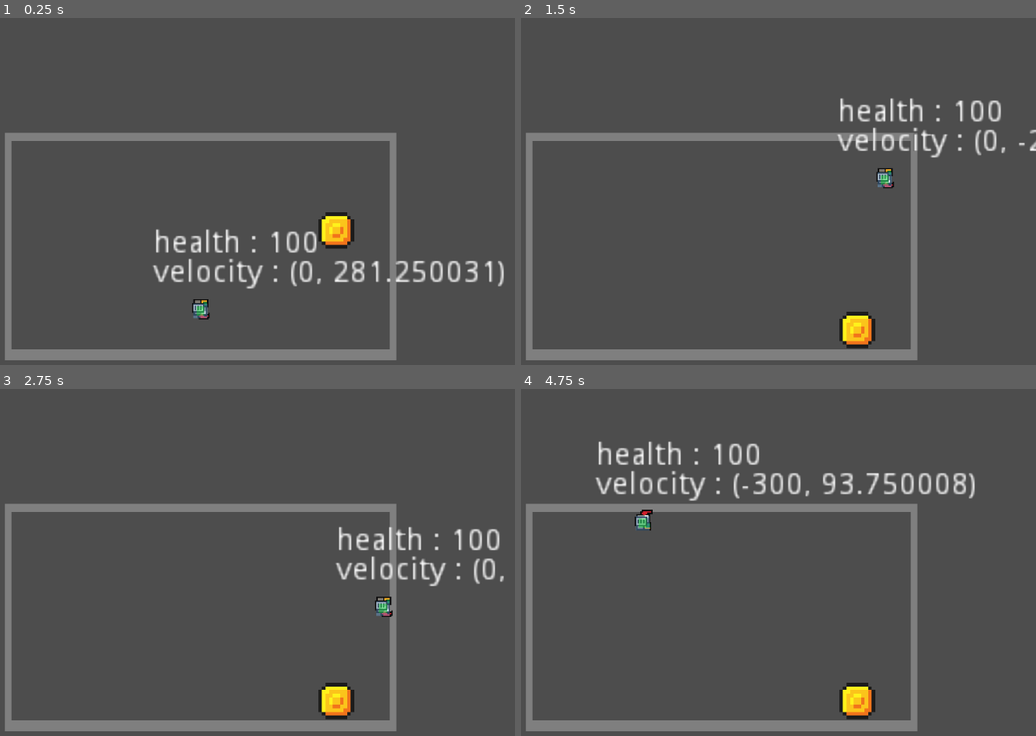
Above: before the commit, frames 1-4 (two rows, left to right).
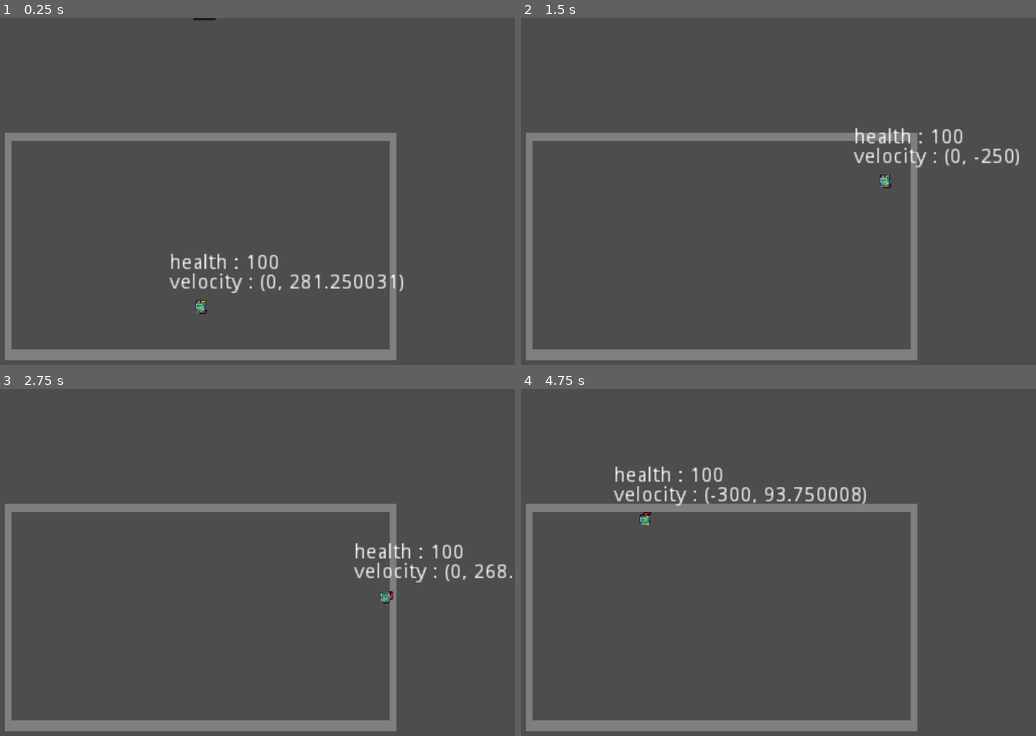
Above: after the commit, the same moments.

Repository: OutOfNet/First-Bullet-Hell
Game: Godot game, scene res://scenes/levels/baseplate/baseplate.tscn
Same seed, same stepped clock (60 frames per second), same inputs: the game is played once before the commit and once after it. Before the commit the project starts from res://Scenes/Levels/Baseplate/Baseplate.tscn.
Inputs:
- Up to frame 1 (0.25 s): no input
- Up to frame 2 (1.5 s): hold D (right_input) 0.53-1.28 s; tap W (jump_input) at 0.6, 0.77, 1.07, 1.35 s; hold S (down_input) from 1.28 s (still down)
- Up to frame 3 (2.75 s): tap W (jump_input) at 1.52, 1.82, 2.1 s; release S (down_input) at 2.03 s; hold D (right_input) from 2.03 s (still down)
- Up to frame 4 (4.75 s): tap W (jump_input) at 2.85, 3.02, 3.32, 3.6, 3.77, 4.07, 4.35, 4.52 s; release D (right_input) at 3.53 s; hold A (left_input) from 3.53 s (still down)

The runs differ from the first frame. In frame 1, 4.0% of the frame differs, in the area x 29-98%, y 0-87%; in frame 2, 3.0%; in frame 3, 2.9%; in frame 4, 4.3%, in the area x 14-89%, y 15-96%.

Commit message:
Name changes.
Changed some names to be consistent with the capitalization of other names. Also created a "bullet" scene so that more can be added later on. Added a kill_zone to prevent bullets from flying forever after exiting the main frame (will need to implement killing the bullet later).

Diff:
--- a/Scenes/Levels/Baseplate/Baseplate.tscn
+++ /dev/null
@@ -1,107 +0,0 @@
-[gd_scene load_steps=18 format=2]
-
-[ext_resource path="res://Scenes/Player/player.tscn" type="PackedScene" id=1]
-[ext_resource path="res://Scripts/game_camera/game_camera.gd" type="Script" id=2]
-[ext_resource path="res://Sprites/coin-fs8-fs8.png" type="Texture" id=3]
-
-[sub_resource type="RectangleShape2D" id=15]
-extents = Vector2( 27, 26.5 )
-
-[sub_resource type="AtlasTexture" id=2]
-atlas = ExtResource( 3 )
-region = Rect2( 0, 0, 16, 16 )
-
-[sub_resource type="AtlasTexture" id=3]
-atlas = ExtResource( 3 )
-region = Rect2( 16, 0, 16, 16 )
-
-[sub_resource type="AtlasTexture" id=4]
-atlas = ExtResource( 3 )
-region = Rect2( 32, 0, 16, 16 )
-
-[sub_resource type="AtlasTexture" id=5]
-atlas = ExtResource( 3 )
-region = Rect2( 48, 0, 16, 16 )
-
-[sub_resource type="AtlasTexture" id=6]
-atlas = ExtResource( 3 )
-region = Rect2( 64, 0, 16, 16 )
-
-[sub_resource type="AtlasTexture" id=7]
-atlas = ExtResource( 3 )
-region = Rect2( 80, 0, 16, 16 )
-
-[sub_resource type="AtlasTexture" id=8]
-atlas = ExtResource( 3 )
-region = Rect2( 96, 0, 16, 16 )
-
-[sub_resource type="AtlasTexture" id=9]
-atlas = ExtResource( 3 )
-region = Rect2( 112, 0, 16, 16 )
-
-[sub_resource type="AtlasTexture" id=10]
-atlas = ExtResource( 3 )
-region = Rect2( 128, 0, 16, 16 )
-
-[sub_resource type="AtlasTexture" id=11]
-atlas = ExtResource( 3 )
-region = Rect2( 144, 0, 16, 16 )
-
-[sub_resource type="AtlasTexture" id=12]
-atlas = ExtResource( 3 )
-region = Rect2( 160, 0, 16, 16 )
-
-[sub_resource type="AtlasTexture" id=13]
-atlas = ExtResource( 3 )
-region = Rect2( 176, 0, 16, 16 )
-
-[sub_resource type="SpriteFrames" id=14]
-animations = [ {
-"frames": [ SubResource( 2 ), SubResource( 3 ), SubResource( 4 ), SubResource( 5 ), SubResource( 6 ), SubResource( 7 ), SubResource( 8 ), SubResource( 9 ), SubResource( 10 ), SubResource( 11 ), SubResource( 12 ), SubResource( 13 ) ],
-"loop": true,
-"name": "default",
-"speed": 5.0
-} ]
-
-[node name="Baseplate" type="Node2D"]
-
-[node name="ScreenBorder" type="StaticBody2D" parent="."]
-position = Vector2( 0, -219 )
-scale = Vector2( -1.46461, -1.46461 )
-collision_layer = 3
-collision_mask = 3
-
-[node name="Polygon2D" type="Polygon2D" parent="ScreenBorder"]
-position = Vector2( 0.682775, 3.05176e-05 )
-scale = Vector2( 2, 1 )
-color = Color( 0.498039, 0.498039, 0.498039, 1 )
-polygon = PoolVector2Array( -92, 4, 92, 4, 92, -210, -92, -210, -92, -4, -89, -4, -89, -200, 89, -200, 89, -4, -92, -4 )
-
-[node name="CollisionPolygon2D" type="CollisionPolygon2D" parent="ScreenBorder"]
-position = Vector2( 0.682776, 0 )
-scale = Vector2( 2, 1 )
-build_mode = 1
-polygon = PoolVector2Array( -150, 100, 150, 100, 150, -295, -150, -295, -150, -4, -150, -4, -89, -4.001, -89, -200, 89, -200, 89, -4, -150, -4 )
-
-[node name="Player" parent="." instance=ExtResource( 1 )]
-position = Vector2( 0, -29 )
-
-[node name="Camera2D" type="Camera2D" parent="."]
-position = Vector2( 0, -140 )
-current = true
-zoom = Vector2( 0.75, 0.75 )
-script = ExtResource( 2 )
-
-[node name="bullet" type="RigidBody2D" parent="."]
-position = Vector2( 186, -113 )
-collision_layer = 2
-collision_mask = 2
-gravity_scale = 8.0
-
-[node name="CollisionShape2D" type="CollisionShape2D" parent="bullet"]
-position = Vector2( 0, 0.5 )
-shape = SubResource( 15 )
-
-[node name="AnimatedSprite" type="AnimatedSprite" parent="bullet"]
-scale = Vector2( 5, 5 )
-frames = SubResource( 14 )
--- a/Scenes/Player/player.tscn
+++ /dev/null
@@ -1,184 +0,0 @@
-[gd_scene load_steps=32 format=2]
-
-[ext_resource path="res://Sprites/knight-fs8-fs8.png" type="Texture" id=1]
-[ext_resource path="res://Scripts/player_management/player_management.gd" type="Script" id=2]
-[ext_resource path="res://Scripts/counters/vertical_speed_counter.gd" type="Script" id=3]
-[ext_resource path="res://Scripts/counters/health_counter.gd" type="Script" id=4]
-
-[sub_resource type="RectangleShape2D" id=40]
-extents = Vector2( 3.66667, 4.5 )
-
-[sub_resource type="RectangleShape2D" id=15]
-extents = Vector2( 6.33333, 6.83333 )
-
-[sub_resource type="AtlasTexture" id=16]
-atlas = ExtResource( 1 )
-region = Rect2( 0, 0, 32, 32 )
-
-[sub_resource type="AtlasTexture" id=17]
-atlas = ExtResource( 1 )
-region = Rect2( 32, 0, 32, 32 )
-
-[sub_resource type="AtlasTexture" id=18]
-atlas = ExtResource( 1 )
-region = Rect2( 64, 0, 32, 32 )
-
-[sub_resource type="AtlasTexture" id=19]
-atlas = ExtResource( 1 )
-region = Rect2( 96, 0, 32, 32 )
-
-[sub_resource type="AtlasTexture" id=20]
-atlas = ExtResource( 1 )
-region = Rect2( 64, 160, 32, 32 )
-
-[sub_resource type="AtlasTexture" id=21]
-atlas = ExtResource( 1 )
-region = Rect2( 96, 160, 32, 32 )
-
-[sub_resource type="AtlasTexture" id=22]
-atlas = ExtResource( 1 )
-region = Rect2( 128, 160, 32, 32 )
-
-[sub_resource type="AtlasTexture" id=23]
-atlas = ExtResource( 1 )
-region = Rect2( 160, 160, 32, 32 )
-
-[sub_resource type="AtlasTexture" id=24]
-atlas = ExtResource( 1 )
-region = Rect2( 0, 64, 32, 32 )
-
-[sub_resource type="AtlasTexture" id=25]
-atlas = ExtResource( 1 )
-region = Rect2( 32, 64, 32, 32 )
-
-[sub_resource type="AtlasTexture" id=26]
-atlas = ExtResource( 1 )
-region = Rect2( 64, 64, 32, 32 )
-
-[sub_resource type="AtlasTexture" id=27]
-atlas = ExtResource( 1 )
-region = Rect2( 96, 64, 32, 32 )
-
-[sub_resource type="AtlasTexture" id=28]
-atlas = ExtResource( 1 )
-region = Rect2( 128, 64, 32, 32 )
-
-[sub_resource type="AtlasTexture" id=29]
-atlas = ExtResource( 1 )
-region = Rect2( 160, 64, 32, 32 )
-
-[sub_resource type="AtlasTexture" id=30]
-atlas = ExtResource( 1 )
-region = Rect2( 192, 64, 32, 32 )
-
-[sub_resource type="AtlasTexture" id=31]
-atlas = ExtResource( 1 )
-region = Rect2( 224, 64, 32, 32 )
-
-[sub_resource type="AtlasTexture" id=32]
-atlas = ExtResource( 1 )
-region = Rect2( 0, 96, 32, 32 )
-
-[sub_resource type="AtlasTexture" id=33]
-atlas = ExtResource( 1 )
-region = Rect2( 32, 96, 32, 32 )
-
-[sub_resource type="AtlasTexture" id=34]
-atlas = ExtResource( 1 )
-region = Rect2( 64, 96, 32, 32 )
-
-[sub_resource type="AtlasTexture" id=35]
-atlas = ExtResource( 1 )
-region = Rect2( 96, 96, 32, 32 )
-
-[sub_resource type="AtlasTexture" id=36]
-atlas = ExtResource( 1 )
-region = Rect2( 128, 96, 32, 32 )
-
-[sub_resource type="AtlasTexture" id=37]
-atlas = ExtResource( 1 )
-region = Rect2( 160, 96, 32, 32 )
-
-[sub_resource type="AtlasTexture" id=38]
-atlas = ExtResource( 1 )
-region = Rect2( 192, 96, 32, 32 )
-
-[sub_resource type="AtlasTexture" id=39]
-atlas = ExtResource( 1 )
-region = Rect2( 224, 96, 32, 32 )
-
-[sub_resource type="SpriteFrames" id=2]
-animations = [ {
-"frames": [ SubResource( 16 ), SubResource( 17 ), SubResource( 18 ), SubResource( 19 ) ],
-"loop": true,
-"name": "idle",
-"speed": 6.0
-}, {
-"frames": [ SubResource( 20 ), SubResource( 21 ), SubResource( 22 ), SubResource( 23 ) ],
-"loop": true,
-"name": "mid_air",
-"speed": 12.0
-}, {
-"frames": [ SubResource( 24 ), SubResource( 25 ), SubResource( 26 ), SubResource( 27 ), SubResource( 28 ), SubResource( 29 ), SubResource( 30 ), SubResource( 31 ), SubResource( 32 ), SubResource( 33 ), SubResource( 34 ), SubResource( 35 ), SubResource( 36 ), SubResource( 37 ), SubResource( 38 ), SubResource( 39 ) ],
-"loop": true,
-"name": "run",
-"speed": 12.0
-} ]
-
-[node name="Player" type="Node2D"]
-scale = Vector2( 1.5, 1.5 )
-
-[node name="KinematicBody2D" type="KinematicBody2D" parent="."]
-script = ExtResource( 2 )
-
-[node name="hitbox" type="Area2D" parent="KinematicBody2D"]
-collision_layer = 2
-collision_mask = 2
-
-[node name="hitbox_shape" type="CollisionShape2D" parent="KinematicBody2D/hitbox"]
-self_modulate = Color( 0, 1, 0.0627451, 1 )
-position = Vector2( -1, 8.16667 )
-z_index = 2
-shape = SubResource( 40 )
-
-[node name="Polygon2D" type="Polygon2D" parent="KinematicBody2D/hitbox/hitbox_shape"]
-z_index = 4
-color = Color( 0, 1, 0.0627451, 0.333333 )
-polygon = PoolVector2Array( 3.66667, 4.5, 3.66667, -4.16667, -3.66667, -4.16667, -3.66667, 4.5 )
-
-[node name="collision_box" type="CollisionShape2D" parent="KinematicBody2D"]
-position = Vector2( -1, 8.16667 )
-z_index = 1
-shape = SubResource( 15 )
-
-[node name="Polygon2D" type="Polygon2D" parent="KinematicBody2D/collision_box"]
-color = Color( 0.447059, 0.737255, 1, 0.333333 )
-polygon = PoolVector2Array( 6.3, 6.85, 6.3, -6.85, -6.3, -6.85, -6.3, 6.85 )
-
-[node name="AnimatedSprite" type="AnimatedSprite" parent="KinematicBody2D"]
-position = Vector2( -1, -5.96046e-08 )
-scale = Vector2( 1.25, 1.25 )
-frames = SubResource( 2 )
-animation = "idle"
-
-[node name="Label" type="Label" parent="KinematicBody2D"]
-margin_left = -44.0
-margin_top = -40.0
-margin_right = -4.0
-margin_bottom = -26.0
-rect_scale = Vector2( 2, 2 )
-script = ExtResource( 3 )
-
-[node name="Label2" type="Label" parent="KinematicBody2D"]
-margin_left = -44.0
-margin_top = -66.6667
-margin_right = -4.0
-margin_bottom = -52.6667
-rect_scale = Vector2( 2, 2 )
-script = ExtResource( 4 )
-
-[node name="damage_cooldown" type="Timer" parent="."]
-
-[connection signal="body_entered" from="KinematicBody2D/hitbox" to="KinematicBody2D" method="_on_hitbox_entered_body"]
-[connection signal="body_exited" from="KinematicBody2D/hitbox" to="KinematicBody2D" method="_on_hitbox_exited_body"]
-[connection signal="timeout" from="damage_cooldown" to="KinematicBody2D" method="_on_Timer_timeout"]
--- a/Scripts/counters/health_counter.gd
+++ /dev/null
@@ -1,6 +0,0 @@
-extends Label
-
-var player
-
-func _process(_delta):
-	set_text(str("health : ", get_node("../../KinematicBody2D").get("health")))
--- a/Scripts/counters/vertical_speed_counter.gd
+++ /dev/null
@@ -1,6 +0,0 @@
-extends Label
-
-var player
-
-func _process(_delta):
-	set_text(str("velocity : ", get_node("../../KinematicBody2D").get("velocity")))
--- a/Scripts/player_management/player_management.gd
+++ /dev/null
@@ -1,71 +0,0 @@
-extends KinematicBody2D
-
-export var speed = 300
-export var fall_acceleration = 1125
-const jump_force = 400
-const base_max_fall_speed = 250
-const max_health = 100
-var health = max_health
-var velocity = Vector2.ZERO
-var direction := Input.get_axis("left_input", "right_input")
-var is_mid_air = false
-var has_jumped = false
-var max_fall_speed = 375
-var is_on_cooldown = false
-var damage_cooldown = 1
-var attacks_entered = []
-
-func take_damage():
-	health -= 10
-	is_on_cooldown = true
-	print(health)
-	get_node("../damage_cooldown").start(damage_cooldown)
-
-func _input(_event):
-	if Input.is_action_pressed("left_input") == true:
-		$AnimatedSprite.flip_h = true
-	elif Input.is_action_pressed("right_input") == true:
-		$AnimatedSprite.flip_h = false
-	if Input.is_action_just_pressed("jump_input"):
-		velocity.y -= jump_force
-	elif Input.is_action_just_pressed("down_input"):
-		max_fall_speed = base_max_fall_speed * 2
-	elif Input.is_action_just_released("down_input"):
-		max_fall_speed = base_max_fall_speed
-
-func _physics_process(delta):
-	direction = Input.get_axis("left_input", "right_input")
-
-	# Handles player animations (if else, if else, if else...)
-	if (velocity.y <= 0.0001 && velocity.y >= -0.0001) && velocity.x == 0:
-		$AnimatedSprite.play("idle")
-	elif velocity.x != 0 && (velocity.y <= 0.0001 && velocity.y >= -0.0001):
-		$AnimatedSprite.play("run")
-	elif velocity.y != 0:
-		$AnimatedSprite.play("mid_air")
-	if velocity.y < -jump_force:
-		velocity.y = -jump_force
-	elif velocity.y > max_fall_speed:
-		velocity.y = max_fall_speed
-
-	# Handles movement
-	velocity.x = speed * direction
-	velocity.y += fall_acceleration * delta
-	velocity = move_and_slide(velocity, Vector2.ZERO)
-
-func _on_hitbox_entered_body(body):
-	if body.get_class() == "RigidBody2D" && is_on_cooldown == false:
-		attacks_entered.append(body)
-		take_damage()
-
-func _on_Timer_timeout():
-	if is_on_cooldown == true:
-		is_on_cooldown = false
-		print("damage is no longer on cooldown")
-		if attacks_entered.empty() != true:
-			take_damage()
-
-
-func _on_hitbox_exited_body(body):
-	if body.get_class() == "RigidBody2D":
-		attacks_entered.erase(body)
--- a/project.godot
+++ b/project.godot
@@ -11,7 +11,7 @@
 [application]
 
 config/name="First_Bullet_Hell"
-run/main_scene="res://Scenes/Levels/Baseplate/Baseplate.tscn"
+run/main_scene="res://scenes/levels/baseplate/baseplate.tscn"
 
 [display]
 
--- /dev/null
+++ b/scenes/attacks/bullet.tscn
@@ -0,0 +1,76 @@
+[gd_scene load_steps=16 format=2]
+
+[ext_resource path="res://sprites/coin-fs8-fs8.png" type="Texture" id=1]
+
+[sub_resource type="RectangleShape2D" id=15]
+extents = Vector2( 27, 26.5 )
+
+[sub_resource type="AtlasTexture" id=2]
+atlas = ExtResource( 1 )
+region = Rect2( 0, 0, 16, 16 )
+
+[sub_resource type="AtlasTexture" id=3]
+atlas = ExtResource( 1 )
+region = Rect2( 16, 0, 16, 16 )
+
+[sub_resource type="AtlasTexture" id=4]
+atlas = ExtResource( 1 )
+region = Rect2( 32, 0, 16, 16 )
+
+[sub_resource type="AtlasTexture" id=5]
+atlas = ExtResource( 1 )
+region = Rect2( 48, 0, 16, 16 )
+
+[sub_resource type="AtlasTexture" id=6]
+atlas = ExtResource( 1 )
+region = Rect2( 64, 0, 16, 16 )
+
+[sub_resource type="AtlasTexture" id=7]
+atlas = ExtResource( 1 )
+region = Rect2( 80, 0, 16, 16 )
+
+[sub_resource type="AtlasTexture" id=8]
+atlas = ExtResource( 1 )
+region = Rect2( 96, 0, 16, 16 )
+
+[sub_resource type="AtlasTexture" id=9]
+atlas = ExtResource( 1 )
+region = Rect2( 112, 0, 16, 16 )
+
+[sub_resource type="AtlasTexture" id=10]
+atlas = ExtResource( 1 )
+region = Rect2( 128, 0, 16, 16 )
+
+[sub_resource type="AtlasTexture" id=11]
+atlas = ExtResource( 1 )
+region = Rect2( 144, 0, 16, 16 )
+
+[sub_resource type="AtlasTexture" id=12]
+atlas = ExtResource( 1 )
+region = Rect2( 160, 0, 16, 16 )
+
+[sub_resource type="AtlasTexture" id=13]
+atlas = ExtResource( 1 )
+region = Rect2( 176, 0, 16, 16 )
+
+[sub_resource type="SpriteFrames" id=14]
+animations = [ {
+"frames": [ SubResource( 2 ), SubResource( 3 ), SubResource( 4 ), SubResource( 5 ), SubResource( 6 ), SubResource( 7 ), SubResource( 8 ), SubResource( 9 ), SubResource( 10 ), SubResource( 11 ), SubResource( 12 ), SubResource( 13 ) ],
+"loop": true,
+"name": "default",
+"speed": 5.0
+} ]
+
+[node name="bullet" type="RigidBody2D"]
+position = Vector2( -14, -475 )
+collision_layer = 2
+collision_mask = 2
+gravity_scale = 8.0
+
+[node name="CollisionShape2D" type="CollisionShape2D" parent="."]
+position = Vector2( 0, 0.5 )
+shape = SubResource( 15 )
+
+[node name="AnimatedSprite" type="AnimatedSprite" parent="."]
+scale = Vector2( 5, 5 )
+frames = SubResource( 14 )
--- /dev/null
+++ b/scenes/levels/baseplate/baseplate.tscn
@@ -0,0 +1,46 @@
+[gd_scene load_steps=5 format=2]
+
+[ext_resource path="res://scenes/player/player.tscn" type="PackedScene" id=1]
+[ext_resource path="res://scripts/game_camera/game_camera.gd" type="Script" id=2]
+[ext_resource path="res://scenes/attacks/bullet.tscn" type="PackedScene" id=3]
+
+[sub_resource type="LineShape2D" id=1]
+normal = Vector2( 0, -20 )
+
+[node name="Baseplate" type="Node2D"]
+
+[node name="ScreenBorder" type="StaticBody2D" parent="."]
+position = Vector2( 0, -219 )
+scale = Vector2( -1.46461, -1.46461 )
+
+[node name="Polygon2D" type="Polygon2D" parent="ScreenBorder"]
+position = Vector2( 0.682775, 3.05176e-05 )
+scale = Vector2( 2, 1 )
+color = Color( 0.498039, 0.498039, 0.498039, 1 )
+polygon = PoolVector2Array( -92, 4, 92, 4, 92, -210, -92, -210, -92, -4, -89, -4, -89, -200, 89, -200, 89, -4, -92, -4 )
+
+[node name="CollisionPolygon2D" type="CollisionPolygon2D" parent="ScreenBorder"]
+position = Vector2( 0.682776, 0 )
+scale = Vector2( 2, 1 )
+build_mode = 1
+polygon = PoolVector2Array( -150, 100, 150, 100, 150, -295, -150, -295, -150, -4, -89, -4.001, -89, -200, 89, -200, 89, -4, -150, -4 )
+
+[node name="Player" parent="." instance=ExtResource( 1 )]
+position = Vector2( 0, -29 )
+
+[node name="Camera2D" type="Camera2D" parent="."]
+position = Vector2( 0, -140 )
+current = true
+zoom = Vector2( 0.75, 0.75 )
+script = ExtResource( 2 )
+
+[node name="bullet" parent="." instance=ExtResource( 3 )]
+position = Vector2( 4, -428 )
+
+[node name="kill_zone" type="Area2D" parent="."]
+position = Vector2( -1, 640 )
+
+[node name="CollisionShape2D" type="CollisionShape2D" parent="kill_zone"]
+shape = SubResource( 1 )
+
+[connection signal="body_entered" from="kill_zone" to="Player" method="_on_kill_zone_body_entered"]
--- /dev/null
+++ b/scenes/player/player.tscn
@@ -0,0 +1,184 @@
+[gd_scene load_steps=32 format=2]
+
+[ext_resource path="res://sprites/knight-fs8-fs8.png" type="Texture" id=1]
+[ext_resource path="res://scripts/player_management/player_management.gd" type="Script" id=2]
+[ext_resource path="res://scripts/counters/vertical_speed_counter.gd" type="Script" id=3]
+[ext_resource path="res://scripts/counters/health_counter.gd" type="Script" id=4]
+
+[sub_resource type="RectangleShape2D" id=40]
+extents = Vector2( 3.66667, 4.5 )
+
+[sub_resource type="RectangleShape2D" id=15]
+extents = Vector2( 6.33333, 6.83333 )
+
+[sub_resource type="AtlasTexture" id=16]
+atlas = ExtResource( 1 )
+region = Rect2( 0, 0, 32, 32 )
+
+[sub_resource type="AtlasTexture" id=17]
+atlas = ExtResource( 1 )
+region = Rect2( 32, 0, 32, 32 )
+
+[sub_resource type="AtlasTexture" id=18]
+atlas = ExtResource( 1 )
+region = Rect2( 64, 0, 32, 32 )
+
+[sub_resource type="AtlasTexture" id=19]
+atlas = ExtResource( 1 )
+region = Rect2( 96, 0, 32, 32 )
+
+[sub_resource type="AtlasTexture" id=20]
+atlas = ExtResource( 1 )
+region = Rect2( 64, 160, 32, 32 )
+
+[sub_resource type="AtlasTexture" id=21]
+atlas = ExtResource( 1 )
+region = Rect2( 96, 160, 32, 32 )
+
+[sub_resource type="AtlasTexture" id=22]
+atlas = ExtResource( 1 )
+region = Rect2( 128, 160, 32, 32 )
+
+[sub_resource type="AtlasTexture" id=23]
+atlas = ExtResource( 1 )
+region = Rect2( 160, 160, 32, 32 )
+
+[sub_resource type="AtlasTexture" id=24]
+atlas = ExtResource( 1 )
+region = Rect2( 0, 64, 32, 32 )
+
+[sub_resource type="AtlasTexture" id=25]
+atlas = ExtResource( 1 )
+region = Rect2( 32, 64, 32, 32 )
+
+[sub_resource type="AtlasTexture" id=26]
+atlas = ExtResource( 1 )
+region = Rect2( 64, 64, 32, 32 )
+
+[sub_resource type="AtlasTexture" id=27]
+atlas = ExtResource( 1 )
+region = Rect2( 96, 64, 32, 32 )
+
+[sub_resource type="AtlasTexture" id=28]
+atlas = ExtResource( 1 )
+region = Rect2( 128, 64, 32, 32 )
+
+[sub_resource type="AtlasTexture" id=29]
+atlas = ExtResource( 1 )
+region = Rect2( 160, 64, 32, 32 )
+
+[sub_resource type="AtlasTexture" id=30]
+atlas = ExtResource( 1 )
+region = Rect2( 192, 64, 32, 32 )
+
+[sub_resource type="AtlasTexture" id=31]
+atlas = ExtResource( 1 )
+region = Rect2( 224, 64, 32, 32 )
+
+[sub_resource type="AtlasTexture" id=32]
+atlas = ExtResource( 1 )
+region = Rect2( 0, 96, 32, 32 )
+
+[sub_resource type="AtlasTexture" id=33]
+atlas = ExtResource( 1 )
+region = Rect2( 32, 96, 32, 32 )
+
+[sub_resource type="AtlasTexture" id=34]
+atlas = ExtResource( 1 )
+region = Rect2( 64, 96, 32, 32 )
+
+[sub_resource type="AtlasTexture" id=35]
+atlas = ExtResource( 1 )
+region = Rect2( 96, 96, 32, 32 )
+
+[sub_resource type="AtlasTexture" id=36]
+atlas = ExtResource( 1 )
+region = Rect2( 128, 96, 32, 32 )
+
+[sub_resource type="AtlasTexture" id=37]
+atlas = ExtResource( 1 )
+region = Rect2( 160, 96, 32, 32 )
+
+[sub_resource type="AtlasTexture" id=38]
+atlas = ExtResource( 1 )
+region = Rect2( 192, 96, 32, 32 )
+
+[sub_resource type="AtlasTexture" id=39]
+atlas = ExtResource( 1 )
+region = Rect2( 224, 96, 32, 32 )
+
+[sub_resource type="SpriteFrames" id=2]
+animations = [ {
+"frames": [ SubResource( 16 ), SubResource( 17 ), SubResource( 18 ), SubResource( 19 ) ],
+"loop": true,
+"name": "idle",
+"speed": 6.0
+}, {
+"frames": [ SubResource( 20 ), SubResource( 21 ), SubResource( 22 ), SubResource( 23 ) ],
+"loop": true,
+"name": "mid_air",
+"speed": 12.0
+}, {
+"frames": [ SubResource( 24 ), SubResource( 25 ), SubResource( 26 ), SubResource( 27 ), SubResource( 28 ), SubResource( 29 ), SubResource( 30 ), SubResource( 31 ), SubResource( 32 ), SubResource( 33 ), SubResource( 34 ), SubResource( 35 ), SubResource( 36 ), SubResource( 37 ), SubResource( 38 ), SubResource( 39 ) ],
+"loop": true,
+"name": "run",
+"speed": 12.0
+} ]
+
+[node name="KinematicBody2D" type="KinematicBody2D"]
+script = ExtResource( 2 )
+
+[node name="hitbox" type="Area2D" parent="."]
+collision_layer = 2
+collision_mask = 2
+
+[node name="hitbox_shape" type="CollisionShape2D" parent="hitbox"]
+self_modulate = Color( 0, 1, 0.0627451, 1 )
+position = Vector2( -1, 8.16667 )
+z_index = 2
+shape = SubResource( 40 )
+
+[node name="Polygon2D" type="Polygon2D" parent="hitbox/hitbox_shape"]
+z_index = 4
+color = Color( 0, 1, 0.0627451, 0.333333 )
+polygon = PoolVector2Array( 3.66667, 4.5, 3.66667, -4.16667, -3.66667, -4.16667, -3.66667, 4.5 )
+
+[node name="collision_box" type="CollisionShape2D" parent="."]
+position = Vector2( -1, 8.16667 )
+z_index = 1
+shape = SubResource( 15 )
+
+[node name="Polygon2D" type="Polygon2D" parent="collision_box"]
+color = Color( 0.447059, 0.737255, 1, 0.333333 )
+polygon = PoolVector2Array( 6.3, 6.85, 6.3, -6.85, -6.3, -6.85, -6.3, 6.85 )
+
+[node name="AnimatedSprite" type="AnimatedSprite" parent="."]
+position = Vector2( -1, -5.96046e-08 )
+scale = Vector2( 1.25, 1.25 )
+frames = SubResource( 2 )
+animation = "idle"
+
+[node name="Label" type="Label" parent="."]
+margin_left = -44.0
+margin_top = -40.0
+margin_right = -4.0
+margin_bottom = -26.0
+rect_scale = Vector2( 2, 2 )
+script = ExtResource( 3 )
+
+[node name="Label2" type="Label" parent="."]
+margin_left = -44.0
+margin_top = -66.6667
+margin_right = -4.0
+margin_bottom = -52.6667
+rect_scale = Vector2( 2, 2 )
+script = ExtResource( 4 )
+
+[node name="damage_cooldown" type="Timer" parent="."]
+
+[node name="Player" type="Node2D" parent="."]
+scale = Vector2( 1.5, 1.5 )
+
+[connection signal="body_entered" from="hitbox" to="." method="_on_hitbox_entered_body"]
+[connection signal="body_exited" from="hitbox" to="." method="_on_hitbox_exited_body"]
+[connection signal="timeout" from="damage_cooldown" to="." method="_on_Timer_timeout"]
--- /dev/null
+++ b/scripts/counters/health_counter.gd
@@ -0,0 +1,6 @@
+extends Label
+
+var player
+
+func _process(_delta):
+	set_text(str("health : ", get_parent().get("health")))
--- /dev/null
+++ b/scripts/counters/vertical_speed_counter.gd
@@ -0,0 +1,6 @@
+extends Label
+
+var player
+
+func _process(_delta):
+	set_text(str("velocity : ", get_parent().get("velocity")))
--- /dev/null
+++ b/scripts/player_management/player_management.gd
@@ -0,0 +1,75 @@
+extends KinematicBody2D
+
+export var speed = 300
+export var fall_acceleration = 1125
+const jump_force = 400
+const base_max_fall_speed = 250
+const max_health = 100
+var health = max_health
+var velocity = Vector2.ZERO
+var direction := Input.get_axis("left_input", "right_input")
+var is_mid_air = false
+var has_jumped = false
+var max_fall_speed = 375
+var is_on_cooldown = false
+var damage_cooldown = 1
+var attacks_entered = []
+
+func take_damage(damage):
+	health -= damage
+	is_on_cooldown = true
+	print(health)
+	get_node("damage_cooldown").start(damage_cooldown)
+
+func _input(_event):
+	if Input.is_action_pressed("left_input") == true:
+		$AnimatedSprite.flip_h = true
+	elif Input.is_action_pressed("right_input") == true:
+		$AnimatedSprite.flip_h = false
+	if Input.is_action_just_pressed("jump_input"):
+		velocity.y -= jump_force
+	elif Input.is_action_just_pressed("down_input"):
+		max_fall_speed = base_max_fall_speed * 2
+	elif Input.is_action_just_released("down_input"):
+		max_fall_speed = base_max_fall_speed
+
+func _physics_process(delta):
+	direction = Input.get_axis("left_input", "right_input")
+
+	# Handles player animations (if else, if else, if else...)
+	if (velocity.y <= 0.0001 && velocity.y >= -0.0001) && velocity.x == 0:
+		$AnimatedSprite.play("idle")
+	elif velocity.x != 0 && (velocity.y <= 0.0001 && velocity.y >= -0.0001):
+		$AnimatedSprite.play("run")
+	elif velocity.y != 0:
+		$AnimatedSprite.play("mid_air")
+	if velocity.y < -jump_force:
+		velocity.y = -jump_force
+	elif velocity.y > max_fall_speed:
+		velocity.y = max_fall_speed
+
+	# Handles movement
+	velocity.x = speed * direction
+	velocity.y += fall_acceleration * delta
+	velocity = move_and_slide(velocity, Vector2.ZERO)
+
+func _on_hitbox_entered_body(body):
+	if body.get_class() == "RigidBody2D" && is_on_cooldown == false:
+		attacks_entered.append(body)
+		take_damage(body.mass * 10)
+
+func _on_Timer_timeout():
+	if is_on_cooldown == true:
+		is_on_cooldown = false
+		print("damage is no longer on cooldown")
+		if attacks_entered.empty() != true:
+			take_damage(attacks_entered[2])
+
+
+func _on_hitbox_exited_body(body):
+	if body.get_class() == "RigidBody2D":
+		attacks_entered.erase(body)
+
+
+func _on_kill_zone_body_entered(body):
+	health = 0
Not shown, removed: Sprites/coin-fs8-fs8.png.import
Not shown, removed: Sprites/coin.png.import
Not shown, removed: Sprites/fruit-fs8-fs8.png.import
Not shown, removed: Sprites/fruit.png.import
Not shown, removed: Sprites/knight-fs8-fs8.png.import
Not shown, removed: Sprites/knight.png.import
Not shown, removed: Sprites/platforms-fs8-fs8.png.import
Not shown, removed: Sprites/platforms.png.import
Not shown, removed: Sprites/slime_green-fs8-fs8.png.import
Not shown, removed: Sprites/slime_green.png.import
Not shown, removed: Sprites/slime_purple-fs8-fs8.png.import
Not shown, removed: Sprites/slime_purple.png.import
(and 30 more such lines)
